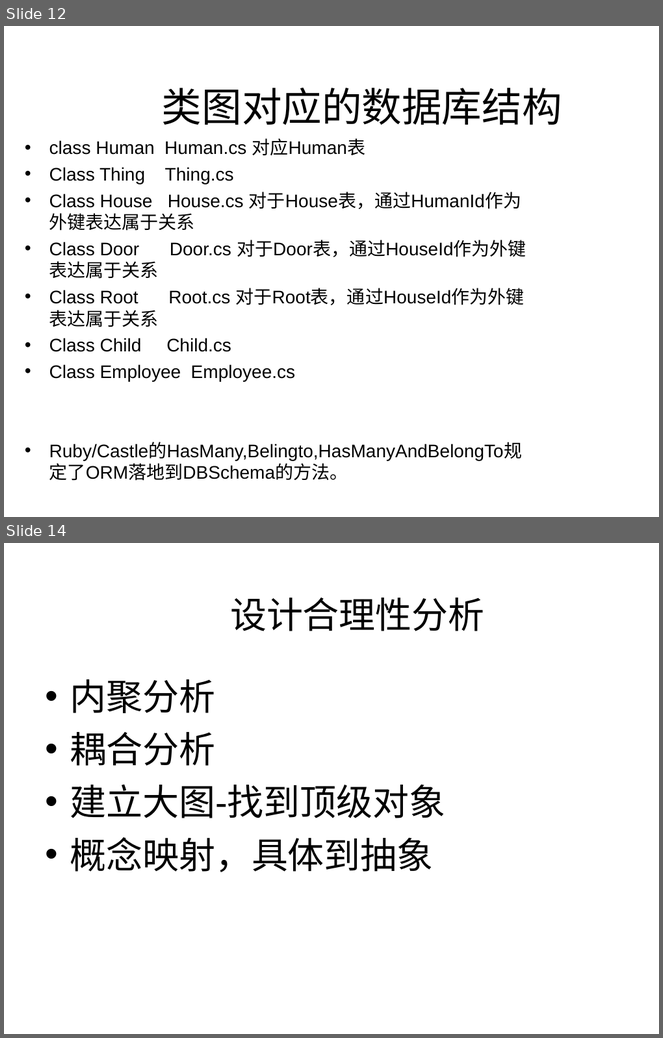
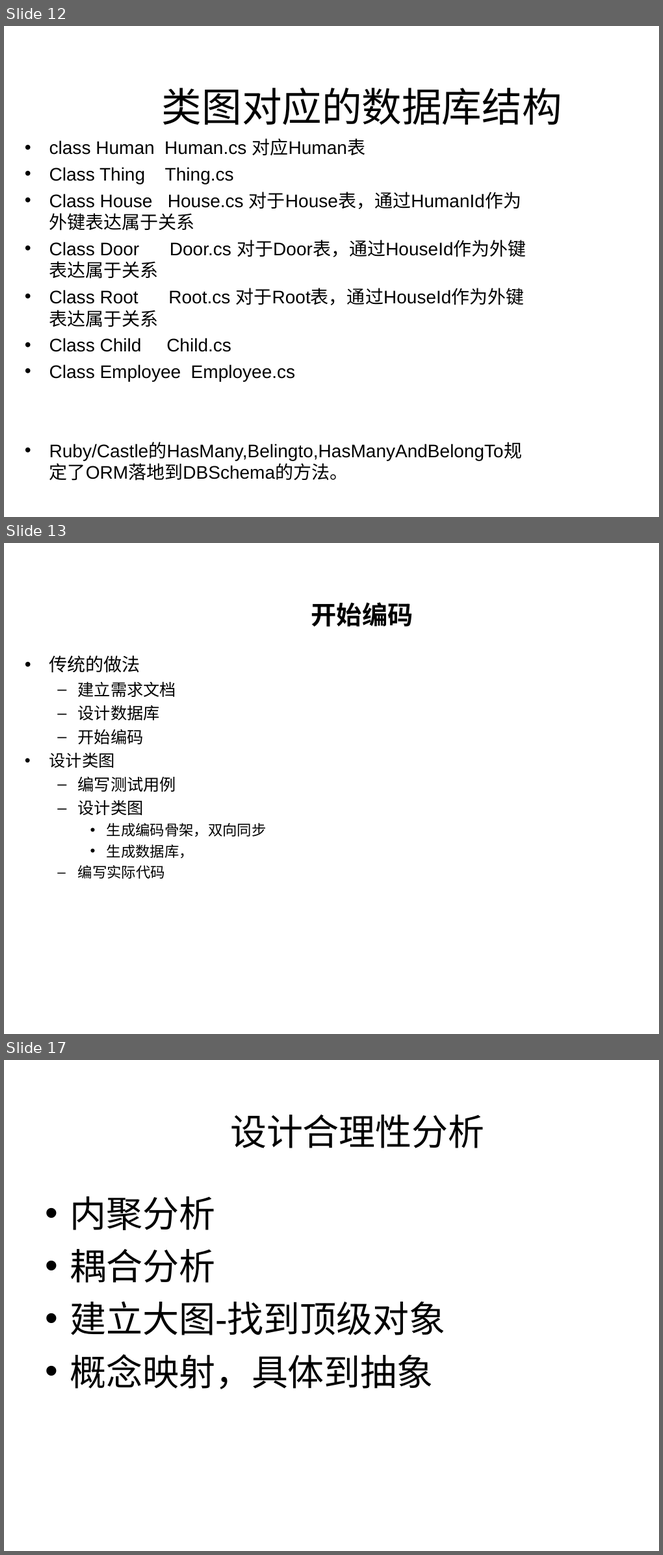
Before and after one commit to 1000copy/delpy, a slide deck: docs/1021project/UML理论和实践.ppt. Shown one above the other, each under a label of ours: slides 12 and 14 before the commit, slides 12, 13 and 17 after it; the slides between them are not shown. The pictures are 663x1038 and 663x1555 pixels, drawn with LibreOffice and Linux fonts; fonts in the diff are those of the drawing; background and template pictures are left out. Boxes give left, top, right and bottom in pixels: in the first picture for what was removed or moved away, otherwise in the second. Text is boxed around its words. In the diff, an @@ line names an element or a change of style, - is before the commit and + after.

```diff
--- a/docs/1021project/UML理论和实践.ppt
+++ b/docs/1021project/UML理论和实践.ppt
@@ slide 13 added at bbox=[4, 543, 659, 1034], background #FFFFFF @@
@@ text added at bbox=[311, 602, 414, 627], 28 pt, text #000000, bold @@
+开始编码
@@ text added at bbox=[50, 655, 267, 879], 18 pt, text #000000 @@
+• 传统的做法
+  – 建立需求文档
+  – 设计数据库
+  – 开始编码
+• 设计类图
+  – 编写测试用例
+  – 设计类图
+    • 生成编码骨架，双向同步
+    • 生成数据库，
+  – 编写实际代码
@@ what was slide 14 is now slide 17 @@
```
Also in this commit, not shown: 6 slides changed, 10 other slides added, 1 slide removed.
